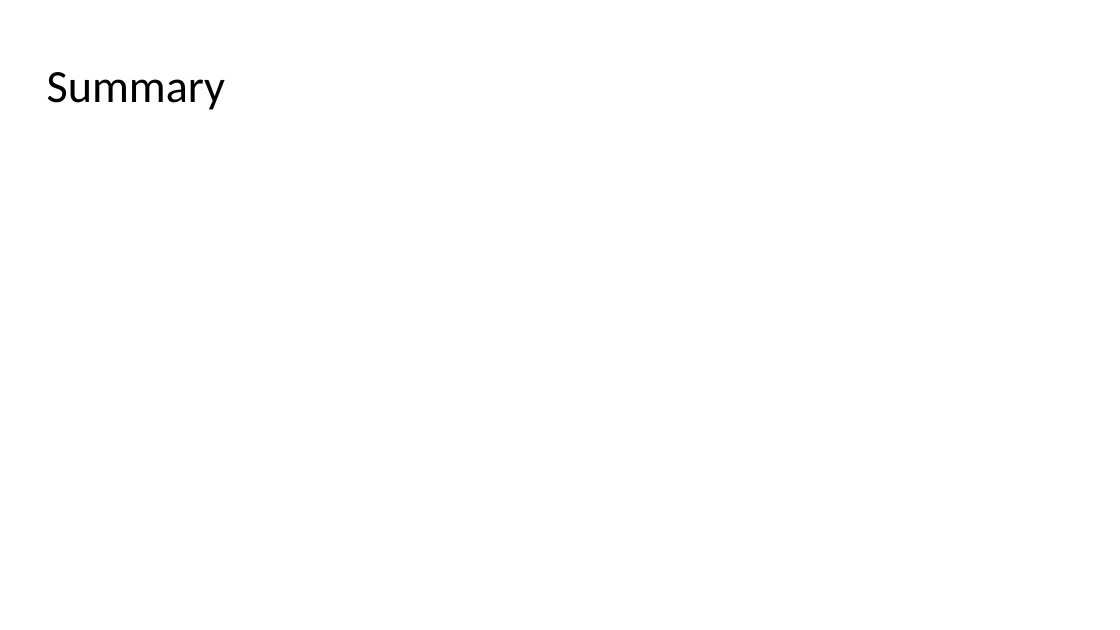
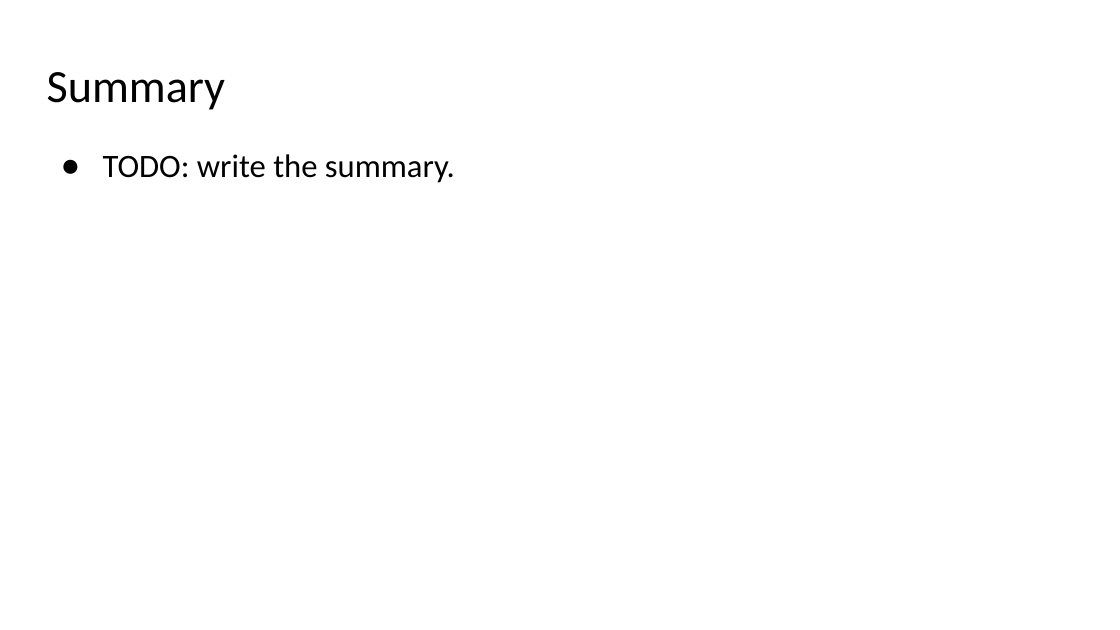
Before and after one commit to ranton256/used_car_sale_price_analysis, a slide deck: slide 25 of DSCI521_rna63_final_project_pres.pptx. Drawn at 1120x630 pixels with LibreOffice and Linux fonts; fonts in the diff are those of the drawing; background and template pictures are left out. Boxes give left, top, right and bottom in pixels: in the first picture for what was removed or moved away, otherwise in the second. Text is boxed around its words. In the diff, an @@ line names an element or a change of style, - is before the commit and + after.

```diff
--- a/DSCI521_rna63_final_project_pres.pptx
+++ b/DSCI521_rna63_final_project_pres.pptx
@@ text added at box(103, 154, 455, 183), 28 pt, text #000000 @@
+● TODO: write the summary.
```
Also in this commit, not shown: 3 other slides changed, 4 other files.
